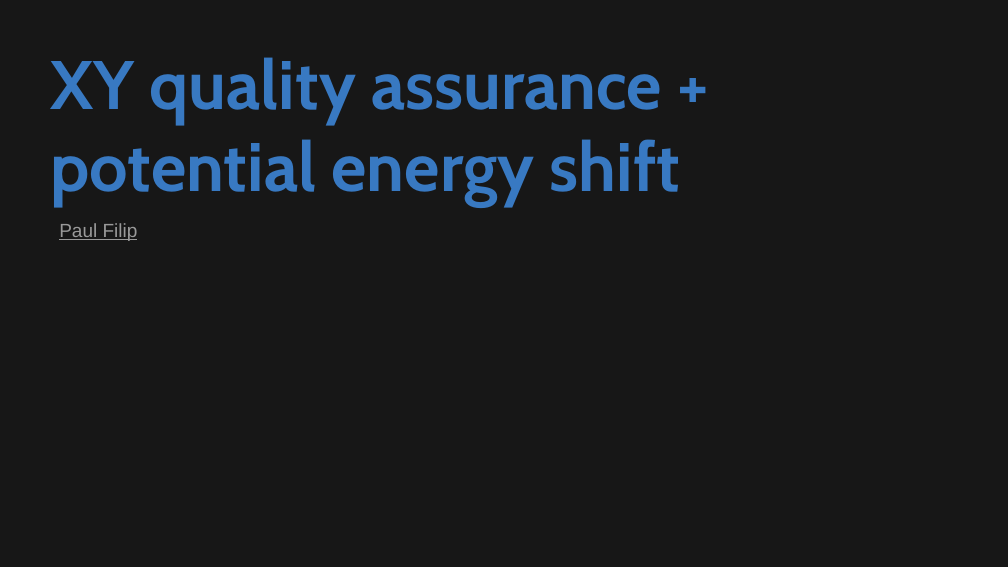
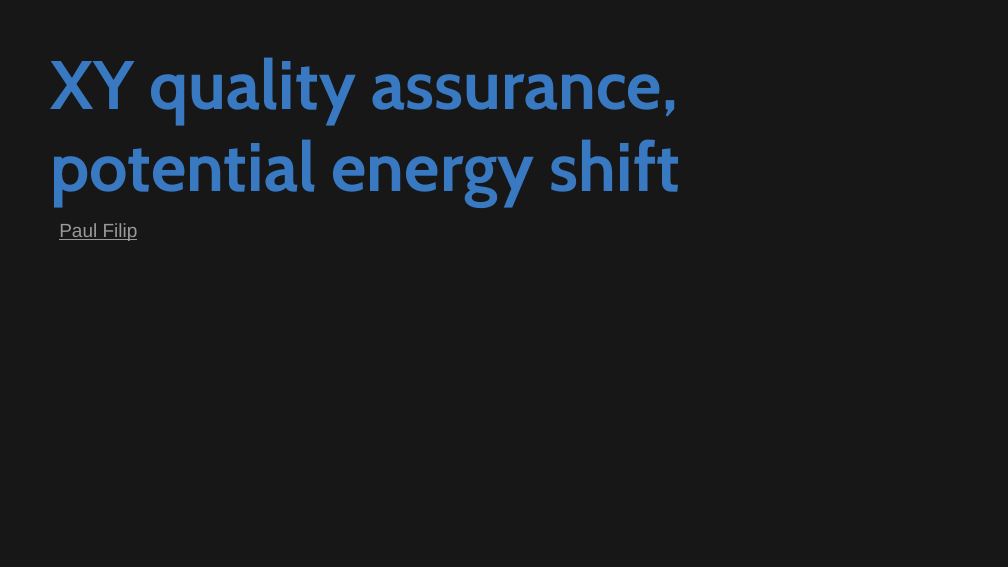
Before and after one commit to Quizznor/phd-thesis, a slide deck: slide 1 of Outreach/share_results/XY_meeting_2024_11_xx/XY_meeting_2024_11_xx.odp. Drawn at 1008x567 pixels with LibreOffice and Linux fonts; fonts in the diff are those of the drawing. Boxes give left, top, right and bottom in pixels: in the first picture for what was removed or moved away, otherwise in the second. Text is boxed around its words. In the diff, an @@ line names an element or a change of style, - is before the commit and + after.

```diff
--- a/Outreach/share_results/XY_meeting_2024_11_xx/XY_meeting_2024_11_xx.odp
+++ b/Outreach/share_results/XY_meeting_2024_11_xx/XY_meeting_2024_11_xx.odp
@@ title at (50,57,680,207): text changed @@
-XY quality assurance + potential energy shift
+XY quality assurance, potential energy shift
```
Also in this commit, not shown: 39 other files.
